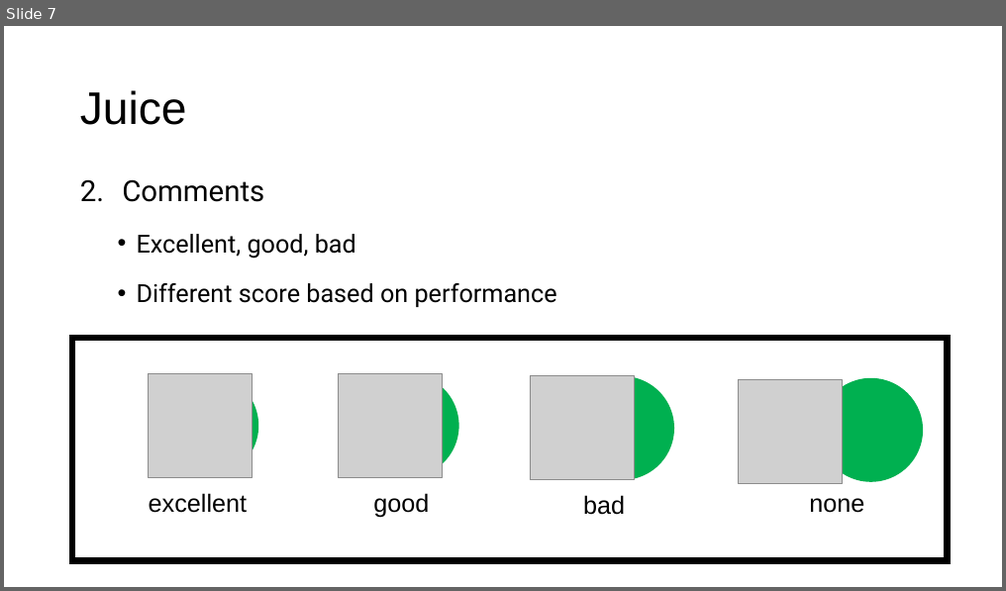
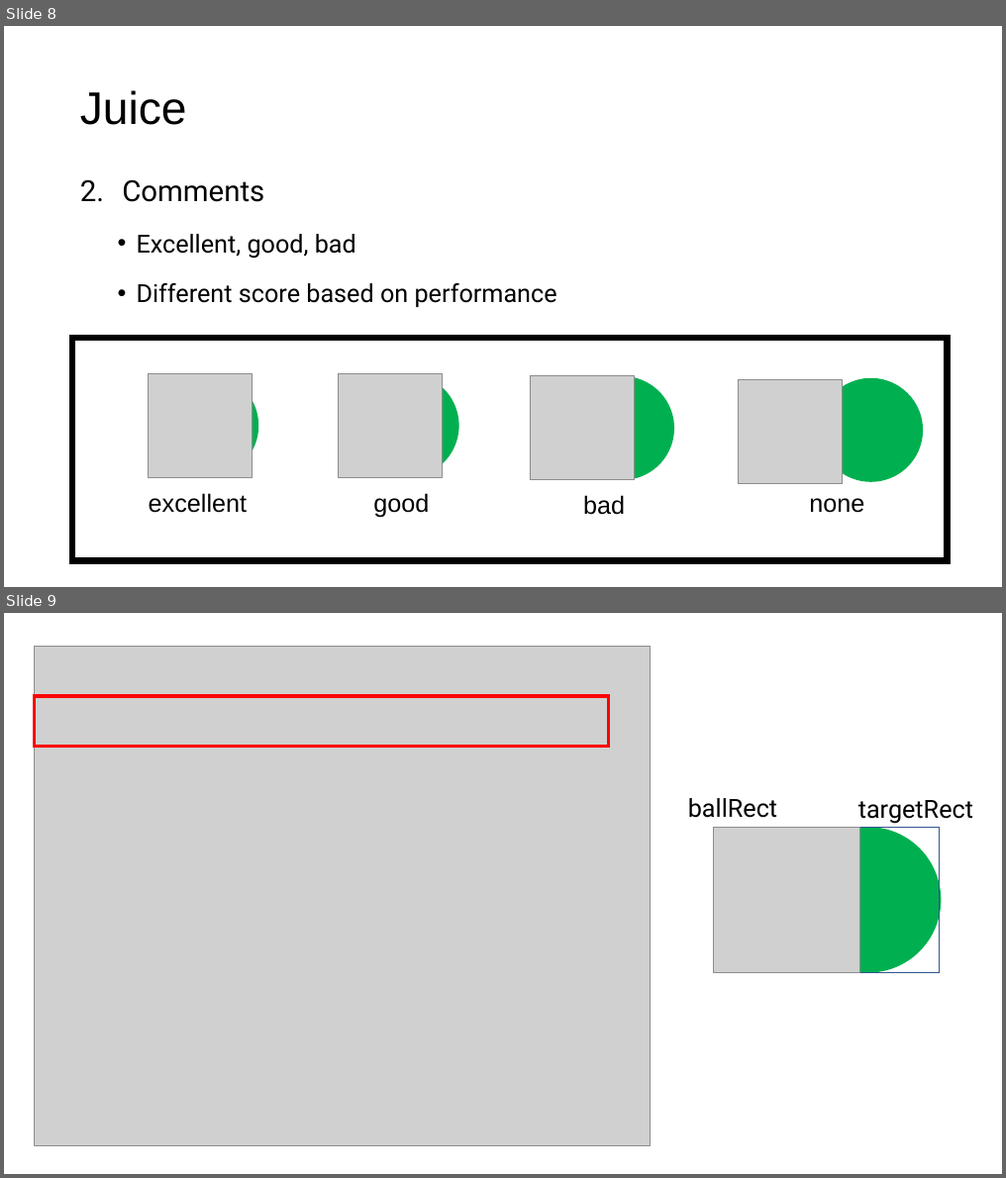
Before and after one commit to dheamariesta/dance-dance-revolution, a slide deck: Dance Dance Revolution.pptx. Shown one above the other, each under a label of ours: slide 7 before the commit, slides 8 and 9 after it. The pictures are 1006x591 and 1006x1178 pixels, drawn with LibreOffice and Linux fonts; fonts in the diff are those of the drawing; grey boxes stand for pictures. Boxes give left, top, right and bottom in pixels: in the first picture for what was removed or moved away, otherwise in the second. Text is boxed around its words. In the diff, an @@ line names an element or a change of style, - is before the commit and + after.

```diff
--- a/Dance Dance Revolution.pptx
+++ b/Dance Dance Revolution.pptx
@@ slide 9 added at <box>4,613,1002,1174</box>, background #FFFFFF @@
@@ picture added at <box>35,646,650,1147</box> @@
@@ rectangle added at <box>35,696,609,747</box>, outline #FF0000 3 pt @@
@@ text added at <box>688,798,777,818</box>, 24 pt, text #000000 @@
+ballRect
@@ text added at <box>858,800,973,824</box>, 24 pt, text #000000 @@
+targetRect
@@ picture added at <box>714,827,859,973</box> @@
@@ rectangle added at <box>794,827,940,973</box>, outline #325491 1 pt @@
@@ ellipse added at <box>795,827,942,973</box>, fill #00B050 @@
@@ what was slide 7 is now slide 8 @@
```
Also in this commit, not shown: 3 other slides added, 10 other files.
